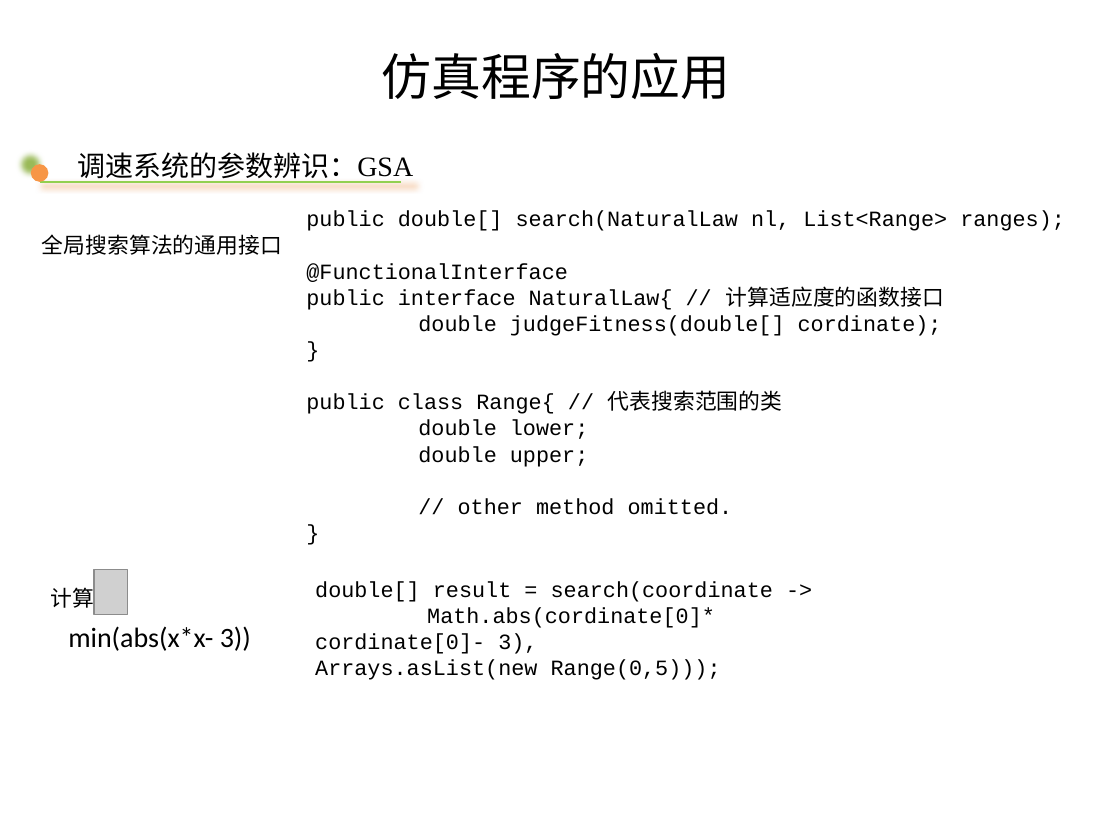
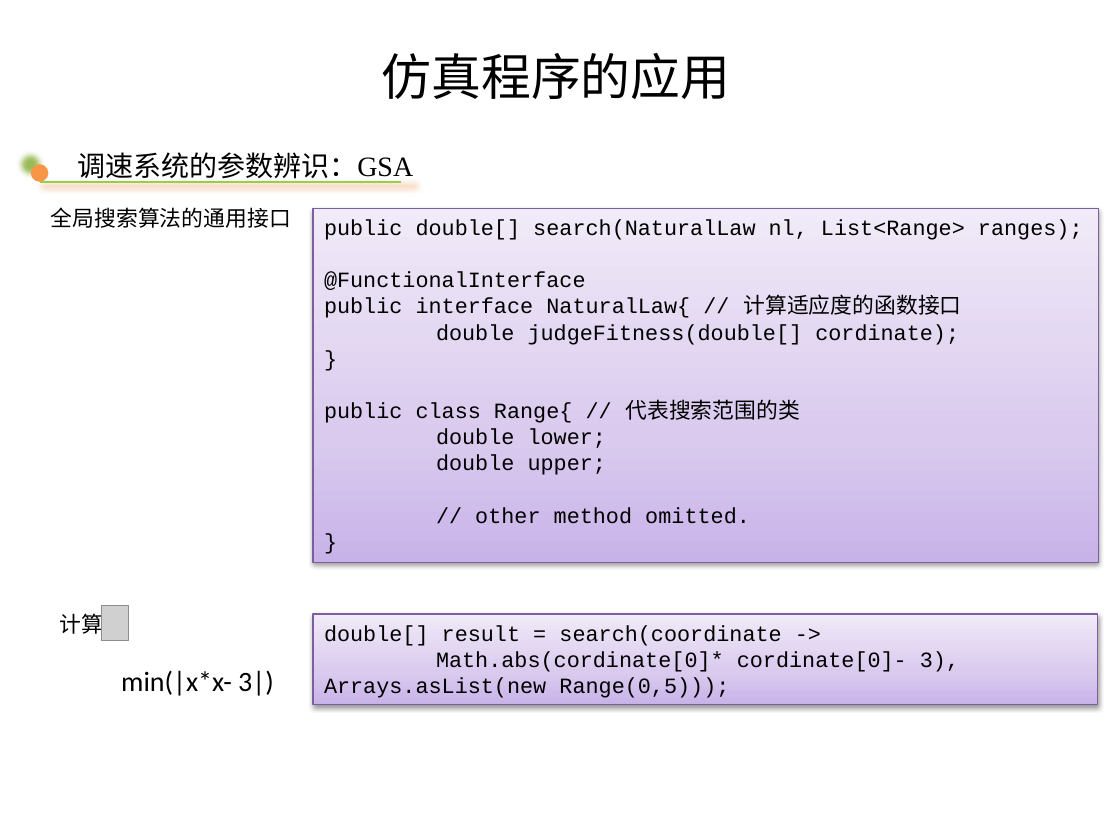
Before and after one commit to gongwm/graduate, a slide deck: slide 36 of 论文/水电机组控制与故障诊断_M201373325_胡弦_基于敏捷方法的水轮机仿真软件设计与实现.pptm (slide 35 before the commit). Drawn at 1120x840 pixels with LibreOffice and Linux fonts; fonts in the diff are those of the drawing; grey boxes stand for pictures; background and template pictures are left out. Boxes give left, top, right and bottom in pixels: in the first picture for what was removed or moved away, otherwise in the second. Text is boxed around its words. In the diff, an @@ line names an element or a change of style, - is before the commit and + after.

```diff
--- a/论文/水电机组控制与故障诊断_M201373325_胡弦_基于敏捷方法的水轮机仿真软件设计与实现.pptm
+++ b/论文/水电机组控制与故障诊断_M201373325_胡弦_基于敏捷方法的水轮机仿真软件设计与实现.pptm
@@ text "全局搜索算法的通用接口" at (51, 207, 291, 228): font Calibri to Noto Sans CJK SC @@
@@ text "全局搜索算法的通用接口": place and size @@
-text "全局搜索算法的通用接口" at (42, 234, 282, 255)
+text "全局搜索算法的通用接口" at (51, 207, 291, 228)
@@ rectangle "public double[] search(NaturalLaw nl, List<Range> ...": place and size @@
-rectangle "public double[] search(NaturalLaw nl, List<Range> ..." at (306, 211, 1065, 515)
+rectangle "public double[] search(NaturalLaw nl, List<Range> ..." at (314, 208, 1099, 562)
@@ rectangle "public double[] search(NaturalLaw nl, List<Range> ..." at (314, 208, 1099, 562): fill none to gradient #C9B5E8 to #D8CBEE to #F0EAF9; outline none to #7D60A0 0.75 pt; shadow on @@
@@ text "计算": place and size @@
-text "计算" at (51, 584, 95, 612)
+text "计算" at (59, 610, 103, 638)
@@ text "计算" at (59, 610, 103, 638): font Calibri to Noto Sans CJK SC @@
@@ picture: place and size @@
-picture at (94, 570, 128, 615)
+picture at (102, 605, 129, 641)
@@ rectangle "double[] result = search(coordinate ->" at (314, 614, 1099, 704): fill none to gradient #C9B5E8 to #D8CBEE to #F0EAF9; outline none to #7D60A0 0.75 pt; shadow on @@
@@ rectangle "double[] result = search(coordinate ->": place and size @@
-rectangle "double[] result = search(coordinate ->" at (315, 581, 773, 680)
+rectangle "double[] result = search(coordinate ->" at (314, 614, 1099, 704)
@@ text at (121, 670, 274, 696): text changed @@
-min(abs(x*x- 3))
+min(|x*x- 3|)
```
Also in this commit, not shown: 26 other slides changed, 5 slides added, 7 other files.
